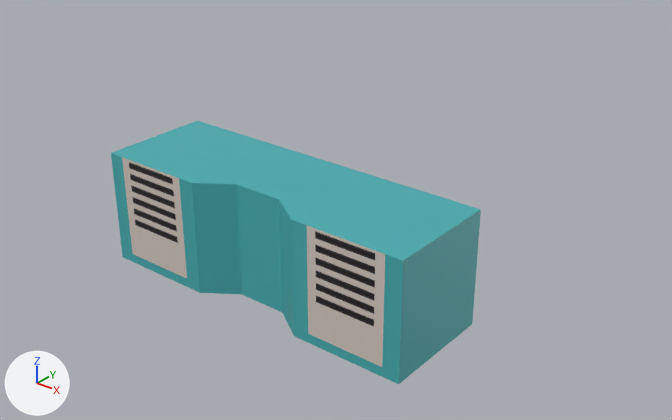
The Blender file assetsSource/lba2/layouts/CI/136_surveillance_system.blend as it was, and as the next commit left it.
Before and after are seen from a camera (50 mm lens) standing at (3.4, -3.76, 3.0) and looking at (0.27, 0.17, 0.57). Lighting does not change. The marker at lower left points along +X, +Y and +Z.

In view in the first picture: 'surveillance_system'.
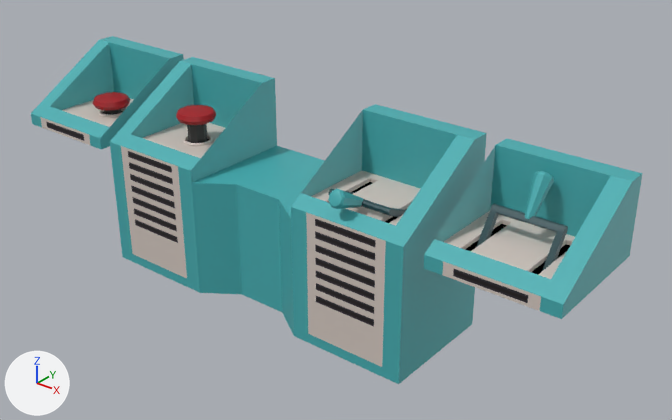
Boxes [x1, y1, x2, y2] around the edits, measured in the pictures (672 x 420 px):
'surveillance_lever_on', added (cyan)
    after: [424, 138, 643, 319]
    faces in mat_12_10_001 (cyan #47afb3): [424, 138, 643, 319]
    faces in mat_11_14_001 (picture img_ci_136_texture_air_vents_png_002): [442, 211, 575, 311]
    faces in mat_darkblue (dark cyan #0a4047): [476, 204, 568, 271]
    faces in mat_black (black #000000): [465, 224, 570, 275]
'surveillance_lever_off', added (cyan)
    after: [291, 104, 487, 261]
    faces in mat_12_10_001 (cyan #47afb3): [291, 104, 487, 261]
    faces in mat_11_14_001 (picture img_ci_136_texture_air_vents_png_002): [306, 171, 420, 254]
    faces in mat_darkblue (dark cyan #0a4047): [328, 189, 406, 217]
'surveillance_button_off', added (cyan)
    after: [110, 57, 277, 183]
    faces in mat_12_10_001 (cyan #47afb3): [110, 57, 277, 183]
    faces in mat_11_14_001 (picture img_ci_136_texture_air_vents_png_002): [121, 123, 225, 178]
    faces in mat_red (red #a20010): [176, 105, 216, 125]
    faces in mat_grey (black #393939): [187, 124, 207, 143]
'surveillance_button_on', added (cyan)
    after: [31, 36, 184, 149]
    faces in mat_12_10_001 (cyan #47afb3): [31, 36, 184, 149]
    faces in mat_11_14_001 (picture img_ci_136_texture_air_vents_png_002): [40, 98, 134, 145]
    faces in mat_red (red #a20010): [93, 92, 130, 111]

The change, as a list of edits to the scene's bpy script:
```text
Add ob_surveillance_button_on:
    ob_surveillance_button_on = bpy.data.objects.new('surveillance_button_on', me_plane_006)  # 209 vertices, 203 faces; spans x -0.368..0.368, y 0.0..0.75, z -0.038..0.413; in mat_12_10_001 (cyan #47afb3), mat_11_14_001 (picture img_ci_136_texture_air_vents_png_002), mat_black (black #000000), mat_red (red #a20010), mat_grey (black #393939)
    ob_surveillance_button_on.location = (-1.587, -0.375, 0.788)
Add ob_surveillance_lever_on:
    ob_surveillance_lever_on = bpy.data.objects.new('surveillance_lever_on', me_plane_005)  # 136 vertices, 107 faces; spans x -0.368..0.368, y 0.0..0.75, z -0.046..0.413; in mat_12_10_001 (cyan #47afb3), mat_11_14_001 (picture img_ci_136_texture_air_vents_png_002), mat_black (black #000000), mat_darkblue (dark cyan #0a4047)
    ob_surveillance_lever_on.location = (1.616, -0.375, 0.788)
Add ob_surveillance_lever_off:
    ob_surveillance_lever_off = bpy.data.objects.new('surveillance_lever_off', me_plane_004)  # 136 vertices, 107 faces; spans x -0.368..0.368, y -0.029..0.75, z -0.038..0.413; in mat_12_10_001 (cyan #47afb3), mat_11_14_001 (picture img_ci_136_texture_air_vents_png_002), mat_black (black #000000), mat_darkblue (dark cyan #0a4047)
    ob_surveillance_lever_off.location = (0.757, -0.375, 0.788)
Add ob_surveillance_button_off:
    ob_surveillance_button_off = bpy.data.objects.new('surveillance_button_off', me_plane_002)  # 209 vertices, 203 faces; spans x -0.368..0.368, y 0.0..0.75, z -0.038..0.413; in mat_12_10_001 (cyan #47afb3), mat_11_14_001 (picture img_ci_136_texture_air_vents_png_002), mat_black (black #000000), mat_red (red #a20010), mat_grey (black #393939)
    ob_surveillance_button_off.location = (-0.757, -0.375, 0.788)
```
